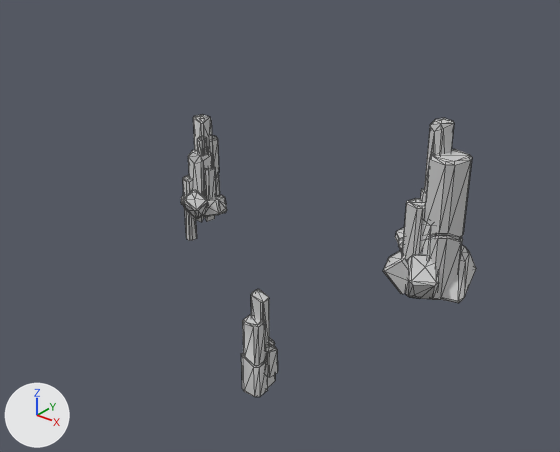
One commit to the FBX model Assets/ProjectData/Models/GGJ_Pillar.FBX: the scene before it, then after it.
One viewpoint serves both versions: a camera (50 mm lens) standing at (1024.0, -1251.0, 902.0) and looking at (39.0, -20.0, 138.0). Lighting does not change. The marker at lower left points along +X, +Y and +Z. Mesh edges are drawn as thin lines. Where no turn or scale is listed for an object, it has been applied to the vertices.

In view in the first picture: 'GGJ_Pillar'.
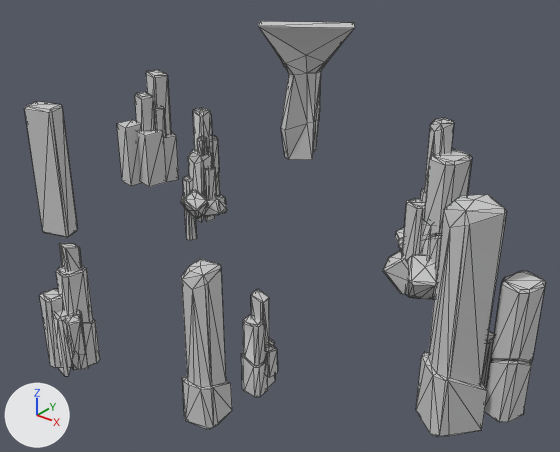
Where the change shows, as pixel boxes [x1, y1, x2, y2] in the pictures (560 x 452 px):
'GGJ_Pillar', reshaped (77% wider, 47% taller): before [181, 114, 476, 397]; after [24, 21, 546, 437]
part 1 of me_mesh, added: after [481, 330, 494, 388]
part 2 of me_mesh, added: after [53, 309, 88, 376]
part 3 of me_mesh, added: after [65, 314, 86, 358]
part 4 of me_mesh, built on: before [193, 114, 213, 166]; after [24, 21, 355, 238]
part 5 of me_mesh, added: after [416, 194, 546, 437]
part 6 of me_mesh, added: after [39, 243, 100, 370]
part 7 of me_mesh, added: after [181, 259, 232, 429]

Edits to the bpy script that builds the scene:
```text
Change me_mesh:
    used by ob_ggj_pillar; location = (0.0, 0.0, 0.0)
    remove me_mesh.from_pydata(...)  # 740 vertices, 1312 faces; spans x -394.0..438.0, y -391.0..259.0, z -51.0..412.0
    add me_mesh.from_pydata(...)  # 1188 vertices, 2096 faces; spans x -657.0..701.0, y -582.0..602.0, z -51.0..466.0
    me_mesh part 1: the loose piece of 24 vertices spanning x 294.0..348.0, y 70.0..122.0, z 52.0..235.0 is copied, and the copy is scaled about its middle by 0.786, then moved by (299.0, -303.0, -29.0); it spans x 599.0..641.0, y -227.0..-186.0, z 43.0..187.0
    me_mesh part 2: the loose piece of 27 vertices spanning x 268.0..292.0, y -366.0..-338.0, z 38.0..95.0 is copied, and the copy is turned 85.4 degrees about the z axis through its middle and scaled by 2.28, then moved by (-320.0, -200.0, 21.0); it spans x -72.0..-8.0, y -581.0..-523.0, z 22.0..152.0
    me_mesh part 3: the loose piece of 27 vertices spanning x 268.0..292.0, y -366.0..-338.0, z 38.0..95.0 is copied, and the copy is turned 74.1 degrees about the z axis through its middle and scaled by 1.33, then moved by (-289.0, -206.0, 42.0); it spans x -29.0..10.0, y -577.0..-540.0, z 71.0..146.0
    me_mesh part 4: 14 vertices moved from x -345.0..-303.0, y 93.0..132.0, z 277.0..290.0 to x -345.0..-303.0, y 93.0..132.0, z 294.0..307.0; 137 vertices added at x -657.0..-150.0, y -220.0..602.0, z 0.0..466.0
    me_mesh part 5: 94 vertices added at x 541.0..701.0, y -317.0..-182.0, z 31.0..440.0
    me_mesh part 6: 93 vertices added at x -80.0..-5.0, y -582.0..-502.0, z 21.0..274.0
    me_mesh part 7: 46 vertices added at x 234.0..301.0, y -540.0..-470.0, z 29.0..322.0
```
